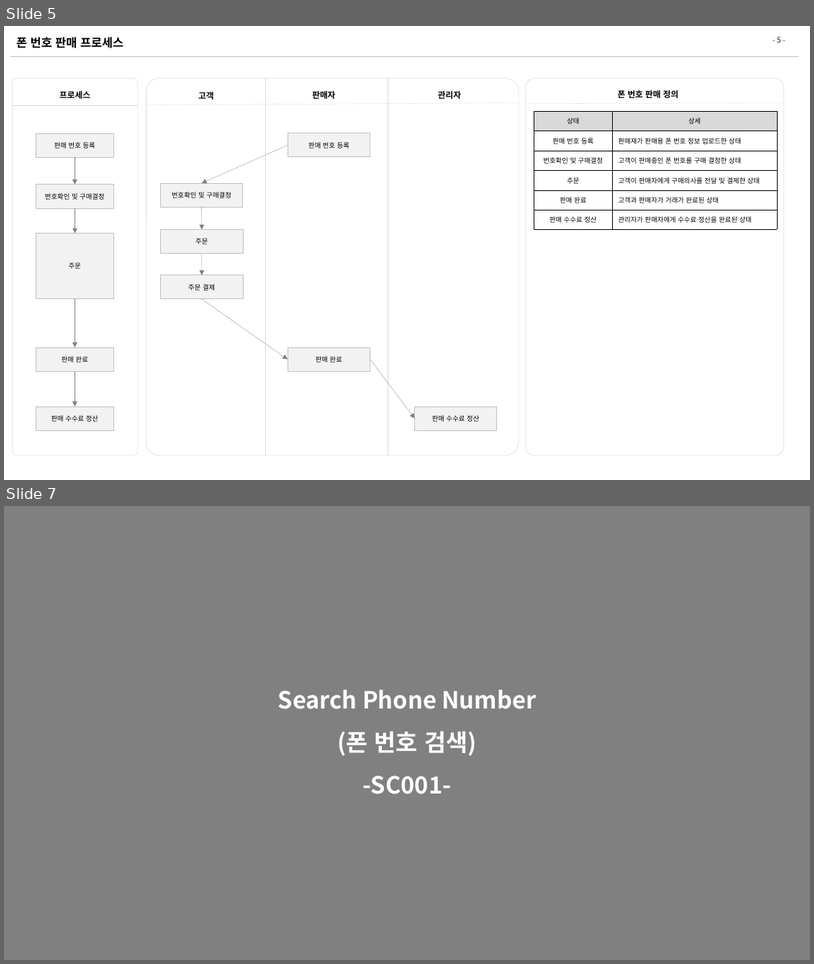
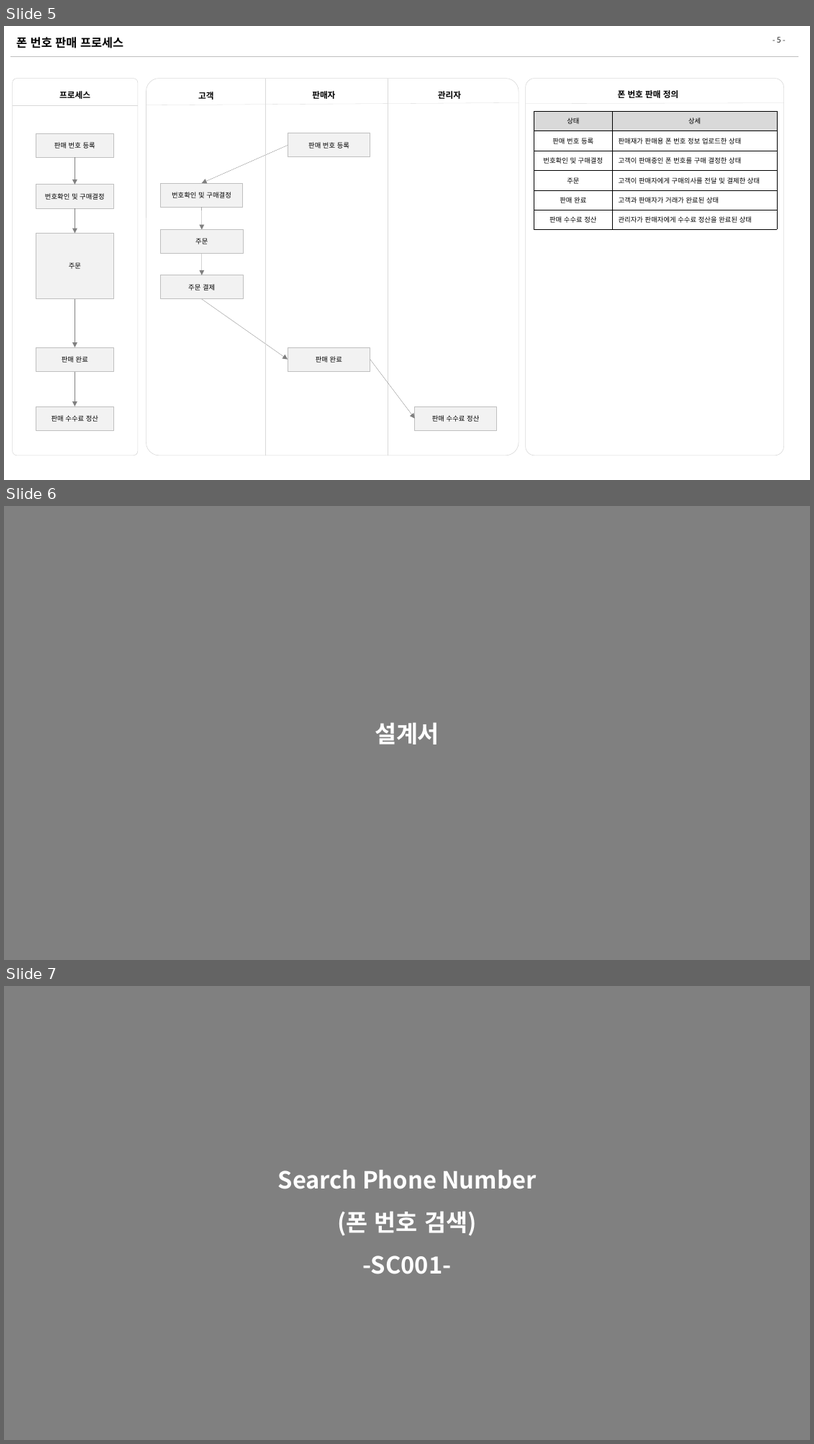
Before and after one commit to zhengze00/SpringBoot-MariaDB-master, a slide deck: Project File/[SK C&C] 인턴PT_오정택.pptx. Shown one above the other, each under a label of ours: slides 5 and 7 before the commit, slides 5, 6 and 7 after it; the slides between them are not shown. The pictures are 814x964 and 814x1444 pixels, drawn with LibreOffice and Linux fonts; fonts in the diff are those of the drawing. Boxes give left, top, right and bottom in pixels: in the first picture for what was removed or moved away, otherwise in the second. Text is boxed around its words. In the diff, an @@ line names an element or a change of style, - is before the commit and + after.

```diff
--- a/Project File/[SK C&C] 인턴PT_오정택.pptx
+++ b/Project File/[SK C&C] 인턴PT_오정택.pptx
@@ slide 6 added at (4,506,810,960), background #808080 @@
@@ text added at (375,722,440,744), 28 pt, text #FFFFFF, bold @@
+설계서
```
Also in this commit, not shown: 5 slides changed, 1 slide removed, 2 other files.
